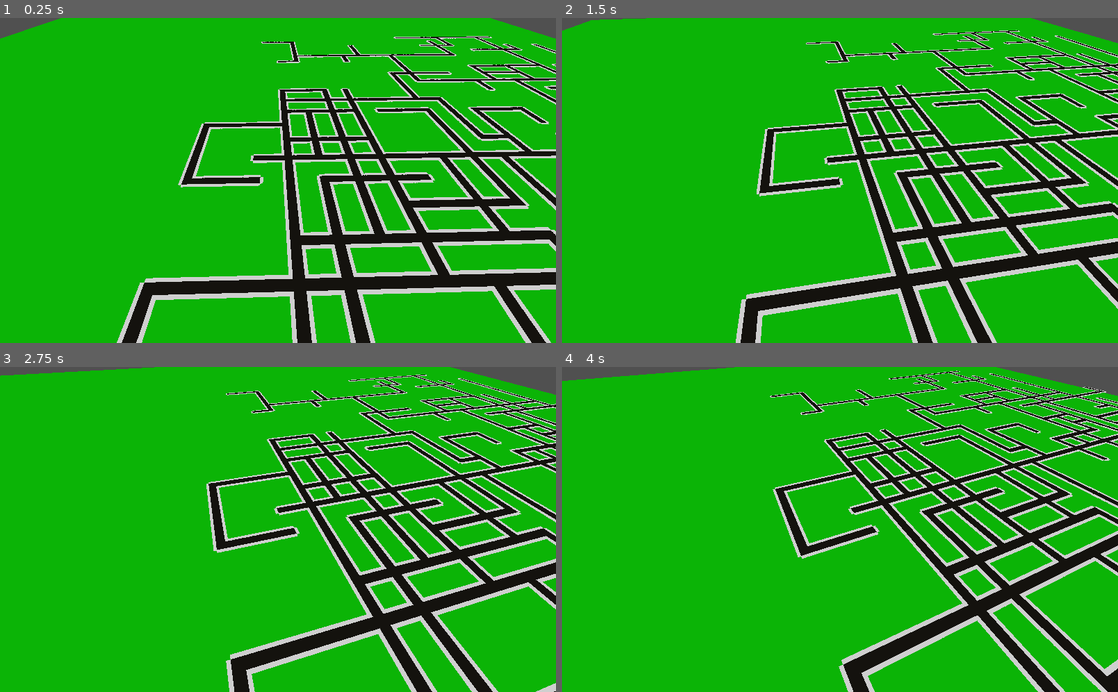
Above: before the commit, frames 1-4 (two rows, left to right).
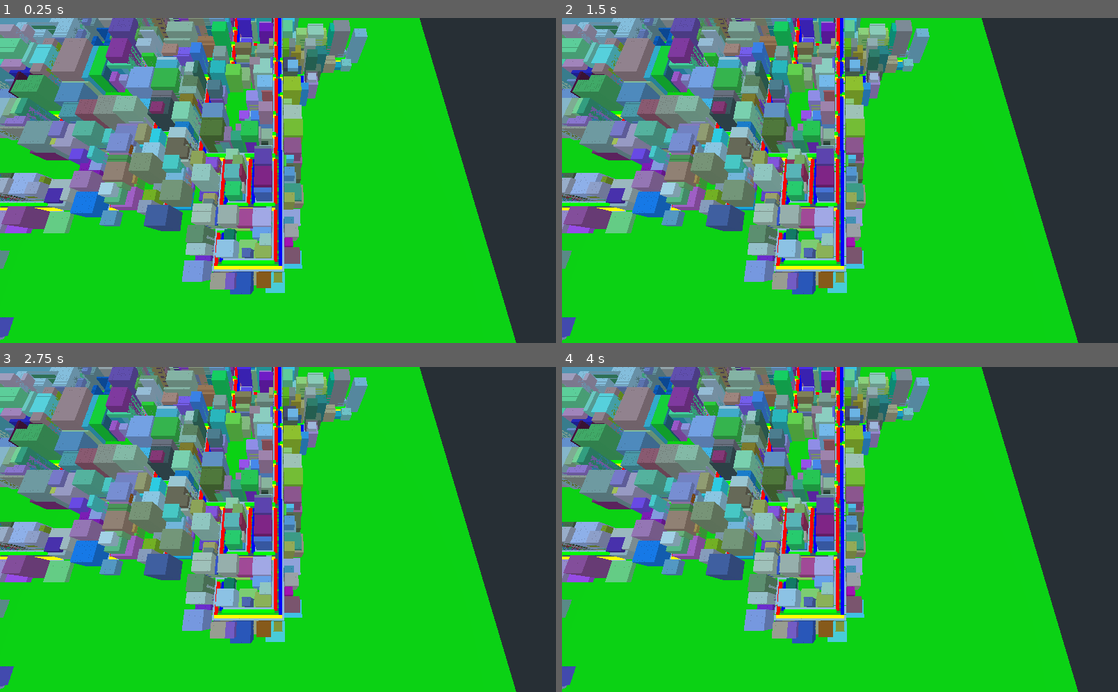
Above: after the commit, the same moments.

Repository: matty86uk/IWGameJam2021
Game: Godot game, scene res://Scenes/World.tscn
The game is run twice, just before and just after one commit, with the same random seed, the same clock (stepped at 60 frames per second) and the same inputs. The project has no main scene, so this scene is started directly.
Inputs:
- Up to frame 1 (0.25 s): no input
- Up to frame 2 (1.5 s): no input
- Up to frame 3 (2.75 s): no input
- Up to frame 4 (4 s): no input

The runs differ from the first frame. In frame 1, 100% of the frame differs, in the area x 0-100%, y 0-100%; in frame 2, 100%; in frame 3, 100%; in frame 4, 100%.

Commit message:
Buildings and roaad directions

Diff:
--- a/Scenes/Root.gd
+++ b/Scenes/Root.gd
@@ -13,5 +13,5 @@
 
 # Called every frame. 'delta' is the elapsed time since the previous frame.
 func _process(delta):
-	rotate_y(delta*0.1)
-	#pass
+#	rotate_y(delta*0.1)
+	pass
--- a/Scenes/World.gd
+++ b/Scenes/World.gd
@@ -2,12 +2,36 @@
 
 var size_x
 var size_z
+
+var grass_colors = [
+	Color8(138, 184, 99),
+	Color8(179, 212, 142),
+	Color8(112, 156, 63),
+	Color8(55, 94, 42)
+]
+
+var building_colors = [
+#	Color8(255, 154, 162),
+#	Color8(255, 183, 178),
+#	Color8(255, 218, 193),
+#	Color8(226, 240, 203),
+#	Color8(181, 234, 215),
+#	Color8(199, 206, 234)
+	Color.red.darkened(0.5),
+	Color.blue.darkened(0.5),
+	Color.yellow.darkened(0.5),
+	Color.orange.darkened(0.5),
+	Color.purple.darkened(0.5),
+	Color.coral
+]
+
+var pedestrian_astar = AStar2D.new()
 
 func _ready():
 	#randomize()
 	rand_seed(12345)
 	var map_dictionary = {}
-	var points = generate_roads(Vector3(0,0,0), 3, SimpleRoads.new(), 1)
+	var points = generate_roads(Vector3(0,0,0), 3, SimpleRoads.new(), 3)
 
 	for p in points:
 		var p1 = p*3+(Vector3(-1,0,1))
@@ -34,9 +58,16 @@
 	for p in pavement_points:
 		map_dictionary[p.round()] = "PAVEMENT"
 
+	var building_points = generate_buildings(map_dictionary)
+	var total_buiilding_points = Vector3(0,0,0)
+	for p in building_points:
+		map_dictionary[p] = "BUILDING"
+		total_buiilding_points += p
+
+	var avg_building_point = total_buiilding_points/building_points.size()
 
 	var road_tarmac = SpatialMaterial.new()
-	road_tarmac.albedo_color = Color8(32, 30, 25)
+	road_tarmac.albedo_color = Color8(95, 100, 117)
 	road_tarmac.vertex_color_use_as_albedo = true
 
 	var road_paint = SpatialMaterial.new()
@@ -44,12 +75,14 @@
 	road_paint.vertex_color_use_as_albedo = true
 
 	var pavement = SpatialMaterial.new()
-	pavement.albedo_color = Color.darkgray
+	pavement.albedo_color = Color8(224,224,237)
 	pavement.vertex_color_use_as_albedo = true
 
-
 	var road_mesh = CubeMesh.new()
-	road_mesh.size = Vector3(1, 0.5, 1)
+	road_mesh.size = Vector3(1, 0.1, 1)
+
+	var pavement_mesh = CubeMesh.new()
+	pavement_mesh.size = Vector3(1, 0.1, 1)
 
 	var road_middle_mesh = CubeMesh.new()
 	road_middle_mesh.size = Vector3(0.4,0.5,0.4)
@@ -58,6 +91,38 @@
 	var max_z = 0
 	var min_x = 0
 	var min_z = 0
+
+	var buildings = {}
+	var used_building_points = {}
+	var building_count = 0
+	for p in map_dictionary.keys():
+		if map_dictionary.get(p) == "BUILDING" and !used_building_points.has(p):
+			var distance_to_center = round((avg_building_point.distance_to(p)/10))	+ 1
+			var building_size = (50/distance_to_center) + randi() % 5
+			var building_height = 2 + randi() % 10
+			var free_directions = find_building_direction(map_dictionary, p)
+			var free_direction = Vector3(0,0,0)
+			if free_directions.has("FORWARD"):
+				free_direction += Vector3.FORWARD
+			if free_directions.has("BACK"):
+				free_direction += Vector3.BACK
+			if free_directions.has("LEFT"):
+				free_direction += Vector3.LEFT
+			if free_directions.has("RIGHT"):
+				free_direction += Vector3.RIGHT
+
+			if (free_directions.size() == 1):
+				var perp_direction = free_direction.rotated(Vector3.UP, deg2rad(90))
+				var new_building_array = []
+				for i in building_size:
+					for j in building_size:
+						var new_point = p + (free_direction * i) + (perp_direction * j)
+						new_point = new_point.round()
+						if ((map_dictionary.get(new_point) != "ROAD" and map_dictionary.get(new_point) != "PAVEMENT")):
+							new_building_array.push_back(new_point)
+							used_building_points[new_point] = "USED"
+				buildings[buildings.size()] = new_building_array
+
 	for p in map_dictionary.keys():
 		if (p.x > max_x):
 			max_x = p.x
@@ -67,34 +132,178 @@
 			max_z = p.z
 		if (p.z < min_z):
 			min_z = p.z
-
-		if map_dictionary.get(p) == "ROAD":
-			var mi = MeshInstance.new()
-			mi.transform.origin = p
-			mi.mesh = road_mesh
-			mi.material_override = road_tarmac
-#			if ((int(p.x) % 3) == 0 and (int(p.z) % 3) == 0):
-#				mi.mesh = road_middle_mesh
-#				mi.material_override = road_paint
-			$Root.add_child(mi)
-
-		if map_dictionary.get(p) == "PAVEMENT":
-			var mi = MeshInstance.new()
-			mi.mesh = road_mesh
-			mi.transform.origin = p + Vector3(0, 0.05,0)
-			mi.material_override = pavement
-			$Root.add_child(mi)
-
-	print(str("max_x:",max_x))
-	print(str("min_x:",min_x))
-	print(str("max_z:",max_z))
-	print(str("min_z:",min_z))
-
-	var p1 = Vector3(max_x, 0, max_z)
-	var p2 = Vector3(max_x, 0, min_z)
-	var p3 = Vector3(min_x, 0, min_z)
-	var p4 = Vector3(min_x, 0, max_z)
-
+#
+#	min_x -= 100
+#	max_x += 100
+#	min_z -= 100
+#	max_z += 100
+
+	print(max_x)
+	print(min_x)
+	print(max_z)
+	print(min_z)
+
+#	var x_size = max_x - min_x
+#	var z_size = max_z - min_z
+
+	var vert = 0
+
+
+#	min_z = 0
+#	min_x = 0
+#	max_x = 1
+#	max_z = 1
+
+	var x_size = (max_x - min_x)
+	var z_size = (max_z - min_z)
+	print(x_size)
+	print(z_size)
+	var z_pos = 0
+	var x_pos = 0
+
+	var vertices_terrain  : PoolVector3Array
+	var indexes_terrain : PoolIntArray
+	var normals_terrain : PoolVector3Array
+
+	for z in range(min_z, max_z + 1):
+		for x in range(min_x, max_x + 1):
+			vertices_terrain.push_back(Vector3(x, 0, z))
+			normals_terrain.push_back(Vector3.UP)
+
+			if x_pos < x_size and z_pos < z_size:
+				indexes_terrain.push_back(vert + 0)
+				indexes_terrain.push_back(vert + 1)
+				indexes_terrain.push_back(vert + x_size + 1)
+				indexes_terrain.push_back(vert + 1)
+				indexes_terrain.push_back(vert + x_size + 2)
+				indexes_terrain.push_back(vert + x_size + 1)
+			vert += 1
+			x_pos+=1
+		x_pos=0
+		z_pos+=1
+
+	var arr_mesh = ArrayMesh.new()
+	var arrays = []
+	arrays.resize(ArrayMesh.ARRAY_MAX)
+	arrays[ArrayMesh.ARRAY_VERTEX] = vertices_terrain
+	arrays[ArrayMesh.ARRAY_INDEX] = indexes_terrain
+	arrays[ArrayMesh.ARRAY_NORMAL] = normals_terrain
+#	arrays[ArrayMesh.ARRAY_COLOR] = colors
+
+	arr_mesh.add_surface_from_arrays(Mesh.PRIMITIVE_TRIANGLES, arrays)
+	var m = MeshInstance.new()
+	var mat = SpatialMaterial.new()
+	mat.vertex_color_is_srgb = true
+	mat.albedo_color = Color.green
+	mat.vertex_color_use_as_albedo = true
+	mat.flags_use_point_size = true
+	mat.params_point_size = 5
+	mat.params_cull_mode = SpatialMaterial.CULL_DISABLED
+	m.mesh = arr_mesh
+	#m.material_override = mat
+	m.set_surface_material(0, mat)
+	$Root.add_child(m)
+
+	var mmi_roads = MultiMeshInstance.new()
+	var mm_roads = MultiMesh.new()
+	mm_roads.mesh = road_mesh
+	mm_roads.mesh.surface_set_material(0, road_tarmac)
+	mm_roads.transform_format = MultiMesh.TRANSFORM_3D
+	mm_roads.color_format = MultiMesh.COLOR_FLOAT
+	mm_roads.instance_count = 99999
+	mm_roads.visible_instance_count = 0
+	mmi_roads.multimesh = mm_roads
+
+	var mmi_pavement = MultiMeshInstance.new()
+	var mm_pavement = MultiMesh.new()
+	mm_pavement.mesh = pavement_mesh
+	mm_pavement.mesh.surface_set_material(0, pavement)
+	mm_pavement.transform_format = MultiMesh.TRANSFORM_3D
+	mm_pavement.color_format = MultiMesh.COLOR_FLOAT
+	mm_pavement.instance_count = 99999
+	mm_pavement.visible_instance_count = 0
+	mmi_pavement.multimesh = mm_pavement
+
+	var road_instance_count = 0
+	var pavement_instance_count = 0
+	for z in range(min_z, max_z):
+		for x in range(min_x, max_x):
+			var p = Vector3(x, 0, z)
+			var type = map_dictionary.get(p)
+			if type == "ROAD":
+				mm_roads.set_instance_transform(road_instance_count, Transform(Basis(), p))
+				road_instance_count+=1
+			elif type == "PAVEMENT":
+				mm_pavement.set_instance_transform(pavement_instance_count, Transform(Basis(), p + Vector3(0, 0.05, 0)))
+				pavement_instance_count+=1
+
+	mm_roads.visible_instance_count = road_instance_count
+	mm_pavement.visible_instance_count = pavement_instance_count
+	$Root.add_child(mmi_roads)
+	$Root.add_child(mmi_pavement)
+
+	var building_mesh = CubeMesh.new()
+	building_mesh.size = Vector3(1,4,1)
+
+	var building_mat = SpatialMaterial.new()
+	building_mat.vertex_color_use_as_albedo = true
+	building_mat.flags_unshaded = false
+
+	var mmi_buiding = MultiMeshInstance.new()
+	var mm_buiding = MultiMesh.new()
+	mm_buiding.mesh = building_mesh
+	mm_buiding.mesh.surface_set_material(0, building_mat)
+	mm_buiding.transform_format = MultiMesh.TRANSFORM_3D
+	mm_buiding.color_format = MultiMesh.COLOR_FLOAT
+	mm_buiding.instance_count = 500000
+	mm_buiding.visible_instance_count = 0
+	mmi_buiding.multimesh = mm_buiding
+
+	var building_instance_count = 0
+	for b in buildings:
+		var building_block_points = buildings.get(b)
+		var random_building_color = Color(randf(), randf(), randf())
+		var random_height =1 + randi() % 8
+		for building_block_point in building_block_points:
+			mm_buiding.set_instance_transform(building_instance_count, Transform(Basis(), building_block_point).scaled(Vector3(1, random_height, 1)))
+			mm_buiding.set_instance_color(building_instance_count, random_building_color)
+			building_instance_count += 1
+	mm_buiding.visible_instance_count = building_instance_count
+	$Root.add_child(mmi_buiding)
+
+	var road_side_dictionary = generate_astar_vehicle(map_dictionary)
+
+	var st = SurfaceTool.new()
+	st.begin(Mesh.PRIMITIVE_POINTS)
+
+	for side in road_side_dictionary.keys():
+		var prev_p = null
+		for p in road_side_dictionary.get(side):
+			if side == "LEFT":
+				st.add_color(Color.red)
+				st.add_vertex(p + Vector3(0,0.4,0))
+			elif side == "RIGHT":
+				st.add_color(Color.blue)
+				st.add_vertex(p + Vector3(0,0.4,0))
+			elif side == "FORWARD":
+				st.add_color(Color.green)
+				st.add_vertex(p + Vector3(0,0.4,0))
+			elif side == "BACK":
+				st.add_color(Color.yellow)
+				st.add_vertex(p + Vector3(0,0.4,0))
+
+	var debug_mat = SpatialMaterial.new()
+	debug_mat.vertex_color_use_as_albedo = true
+	debug_mat.flags_use_point_size = true
+	debug_mat.params_point_size = 5
+	debug_mat.flags_unshaded = true
+
+	var debug_mesh = st.commit()
+	var debug_mi = MeshInstance.new()
+	debug_mi.material_override = debug_mat
+	debug_mi.mesh = debug_mesh
+
+	$Root.add_child(debug_mi)
 
 
 func generate_roads(start_position, iterations, rule, length):
@@ -144,30 +353,116 @@
 		return true
 	return false
 
+func random_color(colors):
+	return colors[randi() % colors.size()]
+
+func generate_astar_pedestrian(map_dictionary):
+	var astar = AStar2D.new()
+	pass
+
+func generate_astar_vehicle(map_dictionary):
+	var road_side_dictionary = {}
+	var left = []
+	var right = []
+	var forward = []
+	var back = []
+	var astar = AStar2D.new()
+	for p in map_dictionary.keys():
+		var type = map_dictionary.get(p)
+		if type == "ROAD":
+#			find side of road
+			var side = find_road_direction(map_dictionary, p)
+			if side == "LEFT":
+				left.push_back(p)
+			elif side == "RIGHT":
+				right.push_back(p)
+			elif side == "FORWARD":
+				forward.push_back(p)
+			elif side == "BACK":
+				back.push_back(p)
+	road_side_dictionary["LEFT"] = left
+	road_side_dictionary["RIGHT"] = right
+	road_side_dictionary["FORWARD"] = forward
+	road_side_dictionary["BACK"] = back
+	return road_side_dictionary
+
+func find_road_direction(map_dictionary, p):
+	if map_dictionary.get(p + Vector3.LEFT)	== "PAVEMENT":
+		return "FORWARD"
+	elif map_dictionary.get(p + Vector3.RIGHT)	== "PAVEMENT":
+		return "BACK"
+	elif map_dictionary.get(p + Vector3.FORWARD) == "PAVEMENT":
+		return "RIGHT"
+	elif map_dictionary.get(p + Vector3.BACK) == "PAVEMENT":
+		return "LEFT"
+	return ""
 func generate_pavement(road_dictionary):
+	var pavement_points = []
+	for p in road_dictionary.keys():
+		var free_neighbours = find_free_area(road_dictionary, p, true)
+		pavement_points += free_neighbours
+	return pavement_points
+
+func generate_buildings(map_dictionary):
 	var building_points = []
-	for p in road_dictionary.keys():
-		var free_neighbours = find_free_area(road_dictionary, p)
+	for p in map_dictionary.keys():
+		var free_neighbours = find_free_area(map_dictionary, p)
 		building_points += free_neighbours
 	return building_points
 
-func find_free_area(road_dictionary, position):
+func find_free_area(road_dictionary, position, corners=false):
 	var free = []
-	var up = Vector3(0,0,1) + position
-	var down = Vector3(0,0,-1) + position
-	var right = Vector3(1,0,0) + position
-	var left = Vector3(-1,0,0) + position
-
-	if (!road_dictionary.has(up)):
-		free.push_back(up)
-	if (!road_dictionary.has(down)):
-		free.push_back(down)
+
+	var forward = Vector3.FORWARD + position
+	var back = Vector3.BACK + position
+	var right = Vector3.RIGHT + position
+	var left = Vector3.LEFT + position
+
+	var forward_free = false
+	var back_free = false
+	var right_free = false
+	var left_free = false
+
+	if (!road_dictionary.has(forward)):
+		forward_free = true
+		free.push_back(forward)
+	if (!road_dictionary.has(back)):
+		back_free = true
+		free.push_back(back)
 	if (!road_dictionary.has(right)):
+		right_free = true
 		free.push_back(right)
 	if (!road_dictionary.has(left)):
+		left_free = true
 		free.push_back(left)
-
+	if (corners):
+		if (forward_free and left_free):
+			free.push_back(Vector3.FORWARD + Vector3.LEFT + position)
+		if (forward_free and right_free):
+			free.push_back(Vector3.FORWARD + Vector3.RIGHT + position)
+		if (back_free and left_free):
+			free.push_back(Vector3.BACK + Vector3.LEFT + position)
+		if (back_free and right_free):
+			free.push_back(Vector3.BACK + Vector3.RIGHT + position)
 	return free
+
+func find_building_direction(map_dictionary, position):
+	var free = []
+	var forward = Vector3.FORWARD + position
+	var back = Vector3.BACK + position
+	var right = Vector3.RIGHT + position
+	var left = Vector3.LEFT + position
+
+	if (!map_dictionary.has(forward)):
+		free.push_back("FORWARD")
+	if (!map_dictionary.has(back)):
+		free.push_back("BACK")
+	if (!map_dictionary.has(right)):
+		free.push_back("RIGHT")
+	if (!map_dictionary.has(left)):
+		free.push_back("LEFT")
+	return free
+
 
 class Rule:
 	var axiom
--- a/Scenes/World.tscn
+++ b/Scenes/World.tscn
@@ -1,37 +1,21 @@
-[gd_scene load_steps=7 format=2]
+[gd_scene load_steps=3 format=2]
 
 [ext_resource path="res://Scenes/World.gd" type="Script" id=1]
 [ext_resource path="res://Scenes/Root.gd" type="Script" id=2]
 
-[sub_resource type="ProceduralSky" id=4]
-
-[sub_resource type="Environment" id=3]
-background_sky = SubResource( 4 )
-background_color = Color( 1, 1, 1, 1 )
-ambient_light_color = Color( 1, 1, 1, 1 )
-tonemap_mode = 3
-glow_enabled = true
-
-[sub_resource type="SpatialMaterial" id=1]
-vertex_color_use_as_albedo = true
-albedo_color = Color( 0.0862745, 0.560784, 0.0588235, 1 )
-
-[sub_resource type="PlaneMesh" id=2]
-material = SubResource( 1 )
-size = Vector2( 500, 500 )
-
 [node name="World" type="Spatial"]
+transform = Transform( 1, 0, 0, 0, 1, 0, 0, 0, 1, -104.383, 5.33765, 1752.08 )
 script = ExtResource( 1 )
 
 [node name="Camera" type="Camera" parent="."]
-transform = Transform( -1.62921e-07, 0.707107, -0.707107, 0, 0.707107, 0.707107, 1, 1.15203e-07, -1.15203e-07, -105.699, 57.4779, -3.08446 )
-environment = SubResource( 3 )
+transform = Transform( -1.62921e-07, -0.939693, 0.34202, 0, 0.34202, 0.939693, -1, 1.53096e-07, -5.57222e-08, 0, 100, 0 )
 near = 0.01
-far = 7666.3
+far = 8192.0
 
 [node name="Root" type="Spatial" parent="."]
 script = ExtResource( 2 )
 
-[node name="Base" type="MeshInstance" parent="Root"]
-mesh = SubResource( 2 )
-material/0 = null
+[node name="SpotLight" type="SpotLight" parent="Root"]
+transform = Transform( 0.766044, -0.642788, -1.04723e-07, 0, -1.62921e-07, 1, -0.642788, -0.766044, -1.24804e-07, 0, 0, 0 )
+shadow_enabled = true
+spot_range = 4096.0
